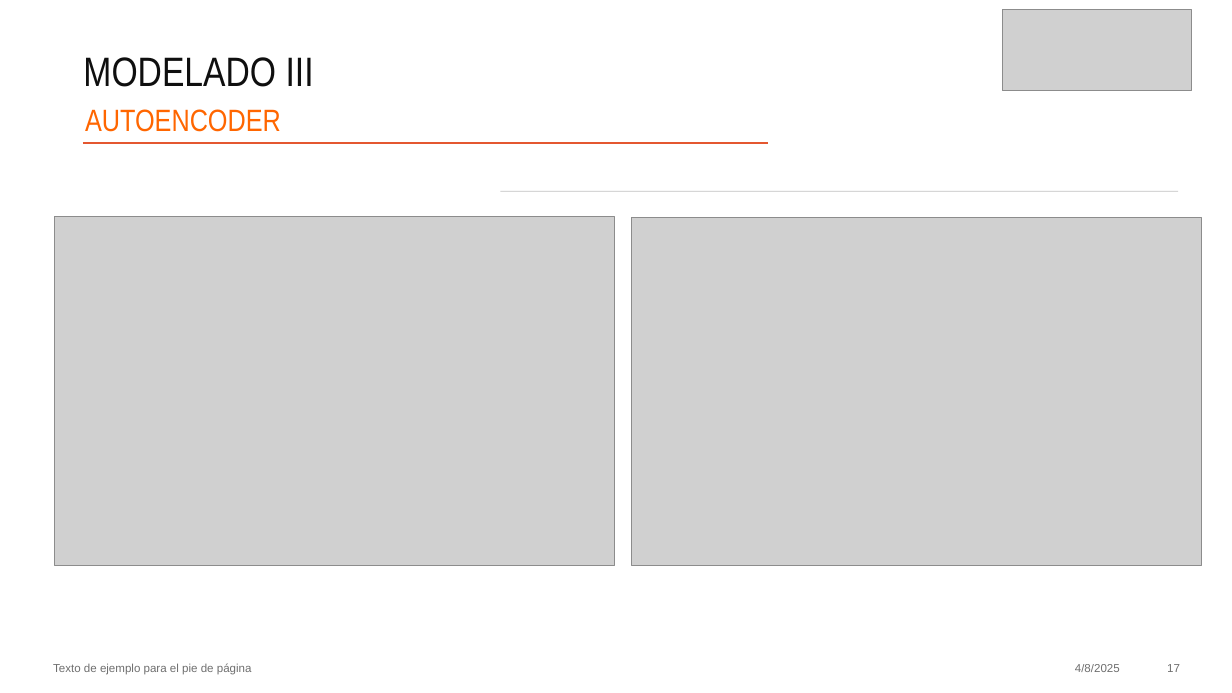
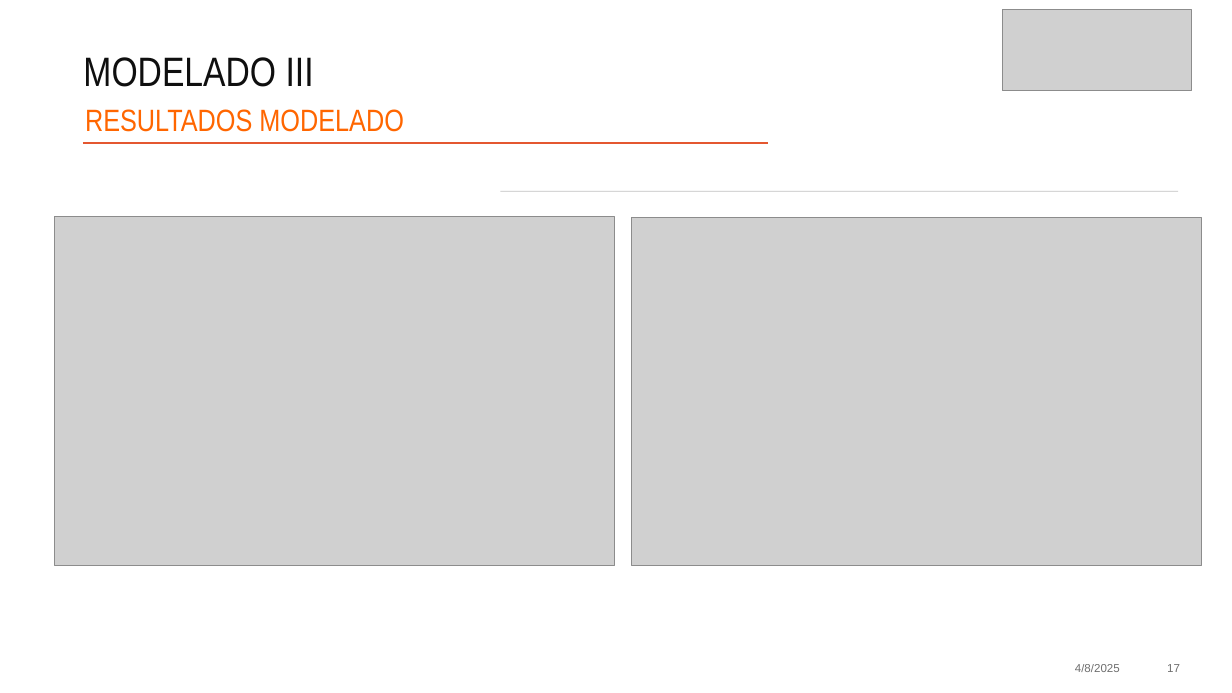
Before and after one commit to MichaeLaudrup/Artificial_Intelligence_Msc, a slide deck: slide 17 of TFM_education_ai_analytics/docs/Presentacion.pptx. Drawn at 1232x693 pixels with LibreOffice and Linux fonts; fonts in the diff are those of the drawing; grey boxes stand for pictures. Boxes give left, top, right and bottom in pixels: in the first picture for what was removed or moved away, otherwise in the second. Text is boxed around its words. In the diff, an @@ line names an element or a change of style, - is before the commit and + after.

```diff
--- a/TFM_education_ai_analytics/docs/Presentacion.pptx
+++ b/TFM_education_ai_analytics/docs/Presentacion.pptx
@@ text at <box>85,109,403,132</box>: text changed @@
-AUTOENCODER
+RESULTADOS MODELADO
@@ text removed at <box>53,663,252,675</box> @@
-Texto de ejemplo para el pie de página
```
Also in this commit, not shown: 25 other slides changed, 5 other files.
